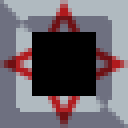
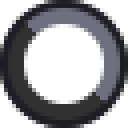
Before/after of a 128×128 layered artwork. What changed in the layer stack:
added group "v3" with 2 layers above "v2" over [0, 0, 128, 128]
added layer "stroke" in group "v3" over [0, 0, 128, 128]
added layer "Ellipse 1" in group "v3" over [0, 0, 128, 128]
hid group "v2" (6 layers) over [0, 0, 128, 128]
hid group "v1" (1 layers) over [0, 0, 128, 128]
